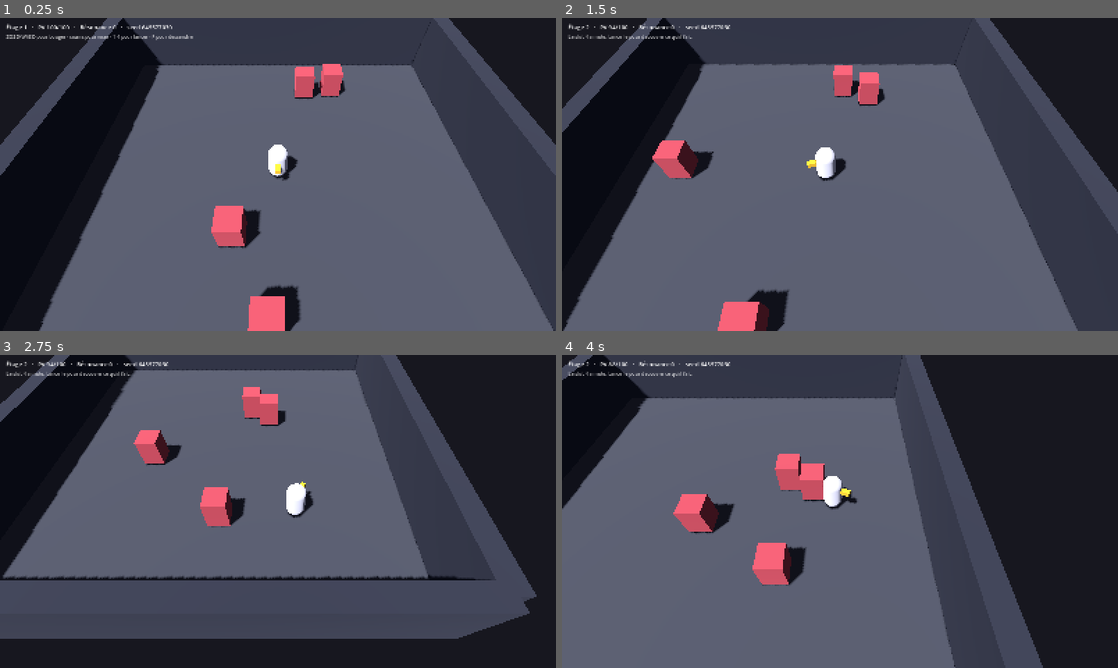
Above: before the commit, frames 1-4 (two rows, left to right).
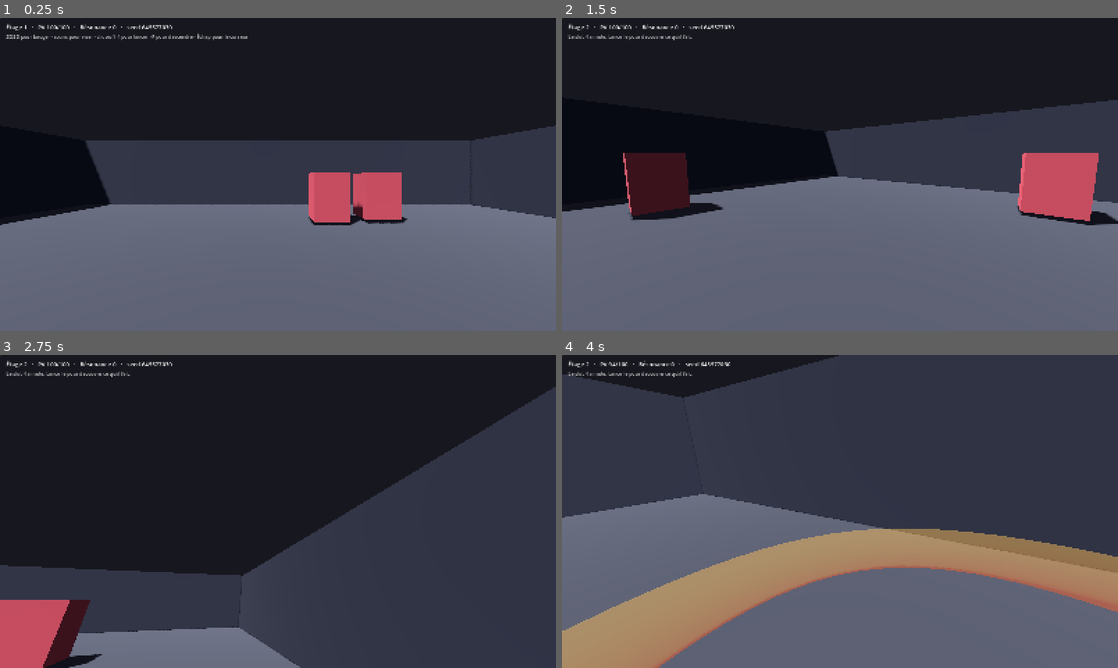
Above: after the commit, the same moments.

Repository: Treri-afk/depthcast
Game: Godot game, scene res://scenes/prototype.tscn
Two runs of this game, one before a commit and one after it. Both use one fixed random seed, a clock stepped at 60 frames per second and the inputs below.
Inputs (mouse positions are in pixels of both pictures, inside the frame that each line leads up to):
- Up to frame 1 (0.25 s): no input
- Up to frame 2 (1.5 s): move the mouse to (962, 158) at 0.52 s; hold D (proto_droite) 0.53-1.28 s; click (962, 158) at 0.6 s; move the mouse to (728, 190) at 1.27 s; hold S (proto_bas) from 1.28 s (still down); tap F (proto_etage_suivant) at 1.35 s
- Up to frame 3 (2.75 s): click (166, 527) at 1.55 s; move the mouse to (333, 442) at 2.02 s; release S (proto_bas) at 2.03 s; hold D (proto_droite) from 2.03 s (still down); tap 1 (proto_sort_1) at 2.1 s; click (333, 442) at 2.3 s
- Up to frame 4 (4 s): move the mouse to (812, 574) at 2.77 s; release D (proto_droite) at 2.78 s; hold W (proto_haut) 2.78-3.53 s; tap 2 (proto_sort_2) at 2.85 s; click (812, 574) at 3.05 s; move the mouse to (1006, 558) at 3.52 s; hold A (proto_gauche) from 3.53 s (still down); tap 3 (proto_sort_3) at 3.6 s; click (1006, 558) at 3.8 s

The runs differ from the first frame. In frame 1, 50% of the frame differs, in the area x 0-100%, y 0-100%; in frame 2, 47%; in frame 3, 65%; in frame 4, 70%.

Commit message:
feat: passe le prototype en vue à la première personne
Le jeu est un FPS, pas une vue de dessus. La caméra descend à hauteur
des yeux, dans la tête du joueur.

- Souris capturée, lacet sur le corps et tangage sur la tête seule,
  sinon le personnage bascule au lieu de lever les yeux
- Déplacement relatif au regard : avancer, c'est aller où l'on regarde
- Les projectiles partent des yeux dans l'axe de visée, tangage compris,
  au lieu de rester dans le plan du sol
- Le joueur n'a plus de mesh : en vue subjective on ne se voit pas
- Réticule au centre, sans lequel on ne sait pas où l'on vise
- Clic gauche lance le slot 1, réflexe naturel en FPS
- Échap relâche le curseur pour cliquer le HUD, clic droit reprend la
  visée — sinon les boutons de verrouillage seraient inatteignables

Accélération et freinage nettement relevés : le patinage acceptable en
vue de dessus devient insupportable en vue subjective.

Co-Authored-By: Claude Opus 5 <noreply@anthropic.com>

Diff:
--- a/scripts/prototype/player_avatar.gd
+++ b/scripts/prototype/player_avatar.gd
@@ -1,6 +1,7 @@
 class_name PlayerAvatar
 extends CharacterBody3D
-## Le corps du joueur dans le prototype. JETABLE — remplacé en C3.
+## Le corps du joueur dans le prototype, en vue à la PREMIÈRE PERSONNE.
+## JETABLE — remplacé en C3.
 ##
 ## Il affiche et il déplace. Il ne détient AUCUN point de vie ni aucune donnée
 ## de sort : tout ça vit dans GameState (R1). Il ne fait que soumettre des
@@ -10,72 +11,106 @@
 
 const VITESSE: float = 7.0
 ## Plus c'est haut, plus le personnage démarre sec. Bas = patinage.
-const ACCELERATION: float = 12.0
-const FREINAGE: float = 16.0
-const VITESSE_ROTATION: float = 14.0
+const ACCELERATION: float = 55.0
+const FREINAGE: float = 42.0
+## Sensibilité de la souris, en radians par pixel.
+const SENSIBILITE: float = 0.0022
+## Au-delà, on se casse la nuque. En radians.
+const PITCH_MAX: float = 1.45
+## Hauteur des yeux, mesurée depuis le centre de la capsule.
+const HAUTEUR_YEUX: float = 0.65
 
 signal a_lance(slot_index: int, direction: Vector3)
 
 var player_id: int = 0
+var tete: Node3D
+var camera: Camera3D
+
 ## Cooldown restant par slot, en secondes.
 var _cooldowns: PackedFloat32Array = PackedFloat32Array([0.0, 0.0, 0.0, 0.0])
-var _vise: Vector3 = Vector3.FORWARD
+
+
+func _ready() -> void:
+	tete = Node3D.new()
+	tete.name = "Tete"
+	tete.position = Vector3(0, HAUTEUR_YEUX, 0)
+	add_child(tete)
+
+	camera = Camera3D.new()
+	camera.fov = 78.0
+	camera.current = true
+	tete.add_child(camera)
+
+	capture_souris(true)
+
+
+## La souris est capturée pour viser. Échap la relâche, ce qui permet de
+## cliquer les boutons du HUD — et de reprendre la main sans tuer le jeu.
+func capture_souris(actif: bool) -> void:
+	Input.mouse_mode = Input.MOUSE_MODE_CAPTURED if actif else Input.MOUSE_MODE_VISIBLE
+
+
+func souris_capturee() -> bool:
+	return Input.mouse_mode == Input.MOUSE_MODE_CAPTURED
+
+
+func _unhandled_input(event: InputEvent) -> void:
+	if event is InputEventMouseMotion and souris_capturee():
+		var mouvement := event as InputEventMouseMotion
+		# Le lacet tourne le corps entier : c'est lui qui définit l'avant.
+		rotate_y(-mouvement.relative.x * SENSIBILITE)
+		# Le tangage ne bouge que la tête, sinon le personnage bascule.
+		tete.rotation.x = clampf(
+			tete.rotation.x - mouvement.relative.y * SENSIBILITE, -PITCH_MAX, PITCH_MAX
+		)
+
+	if event.is_action_pressed("proto_liberer_souris"):
+		capture_souris(not souris_capturee())
+
+	# Un clic dans la fenêtre reprend la visée après un passage par le HUD.
+	if event is InputEventMouseButton and not souris_capturee():
+		var clic := event as InputEventMouseButton
+		if clic.pressed and clic.button_index == MOUSE_BUTTON_RIGHT:
+			capture_souris(true)
 
 
 func _physics_process(delta: float) -> void:
 	for i: int in _cooldowns.size():
 		_cooldowns[i] = maxf(0.0, _cooldowns[i] - delta)
 
-	var entree := Vector2(
-		Input.get_action_strength("proto_droite") - Input.get_action_strength("proto_gauche"),
-		Input.get_action_strength("proto_bas") - Input.get_action_strength("proto_haut"),
+	var entree := Input.get_vector(
+		"proto_gauche", "proto_droite", "proto_haut", "proto_bas"
 	)
-	var voulu := Vector3(entree.x, 0.0, entree.y)
-	if voulu.length() > 1.0:
-		voulu = voulu.normalized()
-	voulu *= VITESSE
+	# Déplacement relatif au regard : avancer, c'est aller où l'on regarde.
+	var voulu: Vector3 = (transform.basis * Vector3(entree.x, 0.0, entree.y)) * VITESSE
 
-	var taux: float = ACCELERATION if voulu.length() > 0.1 else FREINAGE
+	var taux: float = ACCELERATION if entree.length_squared() > 0.01 else FREINAGE
 	velocity.x = move_toward(velocity.x, voulu.x, taux * delta)
 	velocity.z = move_toward(velocity.z, voulu.z, taux * delta)
 	velocity.y = 0.0
 	move_and_slide()
 
-	_oriente(delta)
 	_ecoute_les_sorts()
 
 
-## Le personnage regarde la souris. C'est ce qui rend la visée lisible sans
-## avoir à capturer le curseur — bien plus confortable pour un prototype.
-func _oriente(delta: float) -> void:
-	var cible: Vector3 = _point_sous_la_souris()
-	var vers: Vector3 = cible - global_position
-	vers.y = 0.0
-	if vers.length_squared() < 0.01:
+func _ecoute_les_sorts() -> void:
+	if not souris_capturee():
 		return
-	_vise = vers.normalized()
-	var angle: float = atan2(_vise.x, _vise.z)
-	rotation.y = lerp_angle(rotation.y, angle, VITESSE_ROTATION * delta)
+	for i: int in 4:
+		if Input.is_action_just_pressed("proto_sort_%d" % (i + 1)) and _cooldowns[i] <= 0.0:
+			a_lance.emit(i, direction_visee())
+	# Le clic gauche lance aussi le slot 1 : c'est le réflexe naturel en FPS.
+	if Input.is_action_just_pressed("proto_tir") and _cooldowns[0] <= 0.0:
+		a_lance.emit(0, direction_visee())
 
 
-## Projette la souris sur le plan du sol (y = 0).
-func _point_sous_la_souris() -> Vector3:
-	var cam: Camera3D = get_viewport().get_camera_3d()
-	if cam == null:
-		return global_position + _vise
-	var souris: Vector2 = get_viewport().get_mouse_position()
-	var origine: Vector3 = cam.project_ray_origin(souris)
-	var direction: Vector3 = cam.project_ray_normal(souris)
-	if absf(direction.y) < 0.0001:
-		return global_position + _vise
-	var distance: float = -origine.y / direction.y
-	return origine + direction * distance
+## Là où pointe la caméra, tangage compris.
+func direction_visee() -> Vector3:
+	return -camera.global_transform.basis.z.normalized()
 
 
-func _ecoute_les_sorts() -> void:
-	for i: int in 4:
-		if Input.is_action_just_pressed("proto_sort_%d" % (i + 1)) and _cooldowns[i] <= 0.0:
-			a_lance.emit(i, _vise)
+func position_yeux() -> Vector3:
+	return camera.global_position
 
 
 func demarre_cooldown(slot_index: int, duree: float) -> void:
@@ -85,7 +120,3 @@
 
 func cooldown_restant(slot_index: int) -> float:
 	return _cooldowns[slot_index] if slot_index < _cooldowns.size() else 0.0
-
-
-func direction_visee() -> Vector3:
-	return _vise
--- a/scripts/prototype/prototype_hud.gd
+++ b/scripts/prototype/prototype_hud.gd
@@ -66,6 +66,15 @@
 		_labels_slot.append(label)
 		_boutons_verrou.append(bouton)
 
+	# Réticule : indispensable en vue subjective pour savoir où l'on vise.
+	var reticule := Label.new()
+	reticule.text = "+"
+	reticule.add_theme_font_size_override("font_size", 24)
+	reticule.set_anchors_preset(Control.PRESET_CENTER)
+	reticule.position = Vector2(-8, -18)
+	reticule.modulate = Color(1, 1, 1, 0.7)
+	add_child(reticule)
+
 	var suivant := Button.new()
 	suivant.text = "Étage suivant  (F)"
 	suivant.set_anchors_preset(Control.PRESET_BOTTOM_RIGHT)
--- a/scripts/prototype/prototype_root.gd
+++ b/scripts/prototype/prototype_root.gd
@@ -16,9 +16,7 @@
 const RESONANCE_PAR_MONSTRE: int = 12
 const COUT_VERROU: int = 20
 const TAILLE_SALLE: float = 22.0
-const VITESSE_PROJECTILE: float = 26.0
-const HAUTEUR_CAMERA: float = 11.5
-const RECUL_CAMERA: float = 8.5
+const VITESSE_PROJECTILE: float = 34.0
 
 var _joueur: PlayerAvatar
 var _camera: Camera3D
@@ -48,7 +46,7 @@
 	)
 
 	_peuple_l_etage()
-	_hud.journalise("ZQSD/WASD pour bouger · souris pour viser · 1-4 pour lancer · F pour descendre")
+	_hud.journalise("ZQSD pour bouger · souris pour viser · clic ou 1-4 pour lancer · F pour descendre · Échap pour le curseur")
 
 
 func _physics_process(_delta: float) -> void:
@@ -79,6 +77,7 @@
 		"proto_sort_3": [KEY_3, KEY_KP_3],
 		"proto_sort_4": [KEY_4, KEY_KP_4],
 		"proto_etage_suivant": [KEY_F],
+		"proto_liberer_souris": [KEY_ESCAPE],
 	}
 	for action: String in touches:
 		if not InputMap.has_action(action):
@@ -87,6 +86,12 @@
 			var ev := InputEventKey.new()
 			ev.physical_keycode = code
 			InputMap.action_add_event(action, ev)
+
+	if not InputMap.has_action("proto_tir"):
+		InputMap.add_action("proto_tir")
+	var clic := InputEventMouseButton.new()
+	clic.button_index = MOUSE_BUTTON_LEFT
+	InputMap.action_add_event("proto_tir", clic)
 
 
 func _construit_la_salle() -> void:
@@ -150,35 +155,11 @@
 	forme.shape = capsule
 	_joueur.add_child(forme)
 
-	var visuel := MeshInstance3D.new()
-	var mesh := CapsuleMesh.new()
-	mesh.radius = 0.5
-	mesh.height = 2.0
-	visuel.mesh = mesh
-	var mat := StandardMaterial3D.new()
-	mat.albedo_color = Color(0.9, 0.9, 0.95)
-	visuel.material_override = mat
-	_joueur.add_child(visuel)
-
-	# Un museau pour voir dans quelle direction on vise.
-	var nez := MeshInstance3D.new()
-	var nez_mesh := BoxMesh.new()
-	nez_mesh.size = Vector3(0.25, 0.25, 0.7)
-	nez.mesh = nez_mesh
-	nez.position = Vector3(0, 0.25, 0.6)
-	var nez_mat := StandardMaterial3D.new()
-	nez_mat.albedo_color = Color(0.95, 0.75, 0.2)
-	nez.material_override = nez_mat
-	_joueur.add_child(nez)
-
+	# Aucun mesh : en vue subjective, on ne se voit pas soi-même.
+	# La caméra est créée par PlayerAvatar, à hauteur des yeux.
 	_joueur.a_lance.connect(_sur_lancer)
 	add_child(_joueur)
-
-	_camera = Camera3D.new()
-	_camera.position = Vector3(0, HAUTEUR_CAMERA, RECUL_CAMERA)
-	_camera.rotation_degrees = Vector3(-54, 0, 0)
-	_camera.fov = 62.0
-	add_child(_camera)
+	_camera = _joueur.camera
 
 	_conteneur_monstres = Node3D.new()
 	_conteneur_monstres.name = "Monstres"
@@ -193,13 +174,6 @@
 	_hud.verrou_demande.connect(_sur_verrou_demande)
 	_hud.etage_suivant_demande.connect(_descend)
 	couche.add_child(_hud)
-
-
-func _process(delta: float) -> void:
-	if _camera != null and _joueur != null:
-		var vise := Vector3(_joueur.global_position.x, HAUTEUR_CAMERA,
-			_joueur.global_position.z + RECUL_CAMERA)
-		_camera.global_position = _camera.global_position.lerp(vise, 6.0 * delta)
 
 
 # ── Peuplement des étages ─────────────────────────────────────────────────
@@ -272,7 +246,7 @@
 	var degats: int = int(eff.get("degats", 10))
 
 	var bille := Area3D.new()
-	bille.position = _joueur.global_position + direction * 0.9
+	bille.position = _joueur.position_yeux() + direction * 0.8
 	var forme := CollisionShape3D.new()
 	var sphere := SphereShape3D.new()
 	sphere.radius = 0.35
